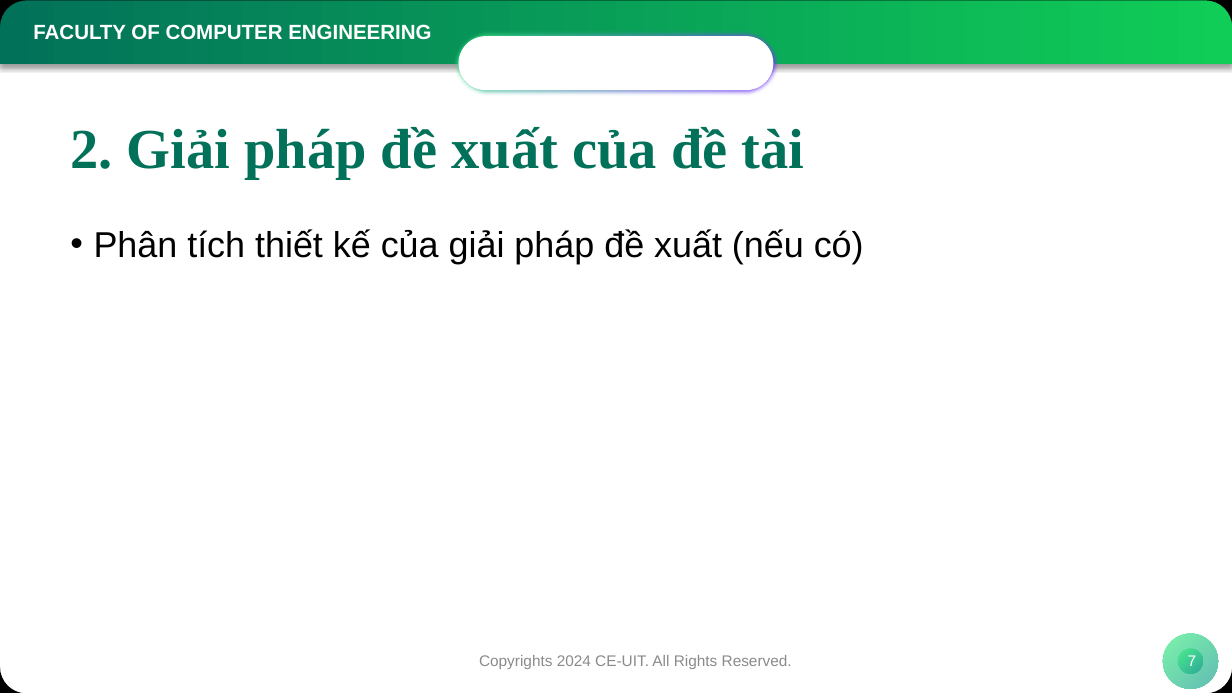
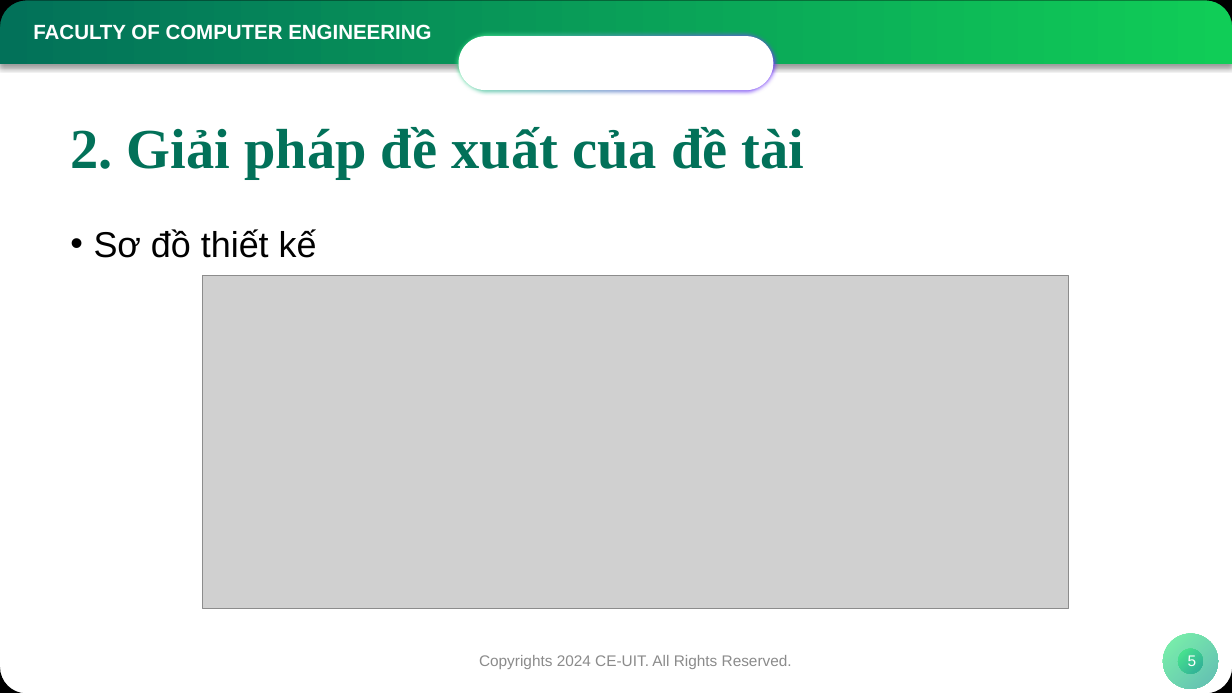
Before and after one commit to NamIsStudyingCE/Quanvolution, a slide deck: slide 5 of KTMT_KLTN_Phu luc 6_Mau bao cao bao ve.pptx (slide 7 before the commit). Drawn at 1232x693 pixels with LibreOffice and Linux fonts; fonts in the diff are those of the drawing; grey boxes stand for pictures; background and template pictures are left out. Boxes give left, top, right and bottom in pixels: in the first picture for what was removed or moved away, otherwise in the second. Text is boxed around its words. In the diff, an @@ line names an element or a change of style, - is before the commit and + after.

```diff
--- a/KTMT_KLTN_Phu luc 6_Mau bao cao bao ve.pptx
+++ b/KTMT_KLTN_Phu luc 6_Mau bao cao bao ve.pptx
@@ text at [94,229,317,258]: text changed @@
-• Phân tích thiết kế của giải pháp đề xuất (nếu có)
+• Sơ đồ thiết kế
@@ picture added at [202,275,1068,608] @@
@@ page number at [1188,655,1197,666]: text changed @@
-7
+5
```
Also in this commit, not shown: 6 other slides changed, 7 slides removed, 18 other files.
